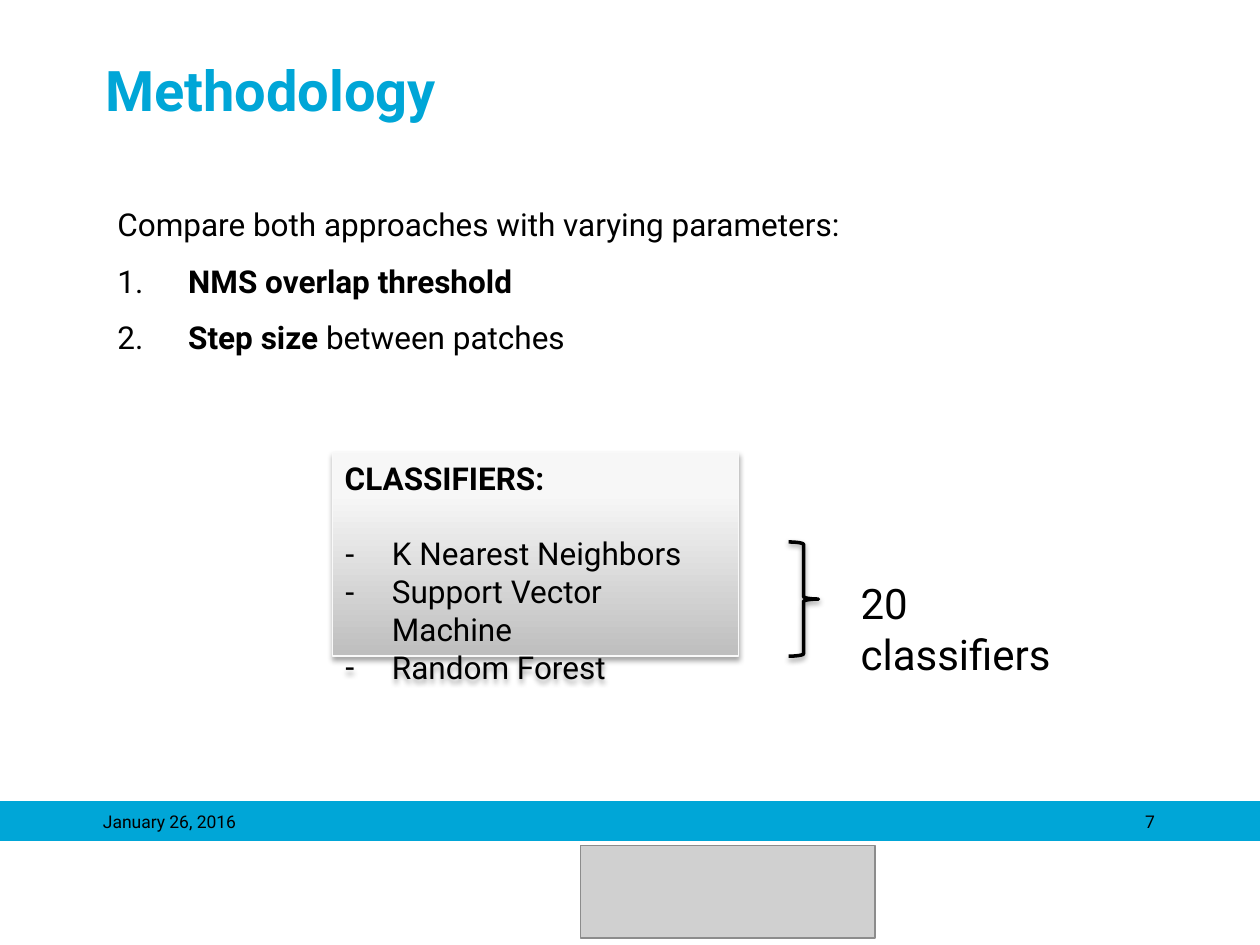
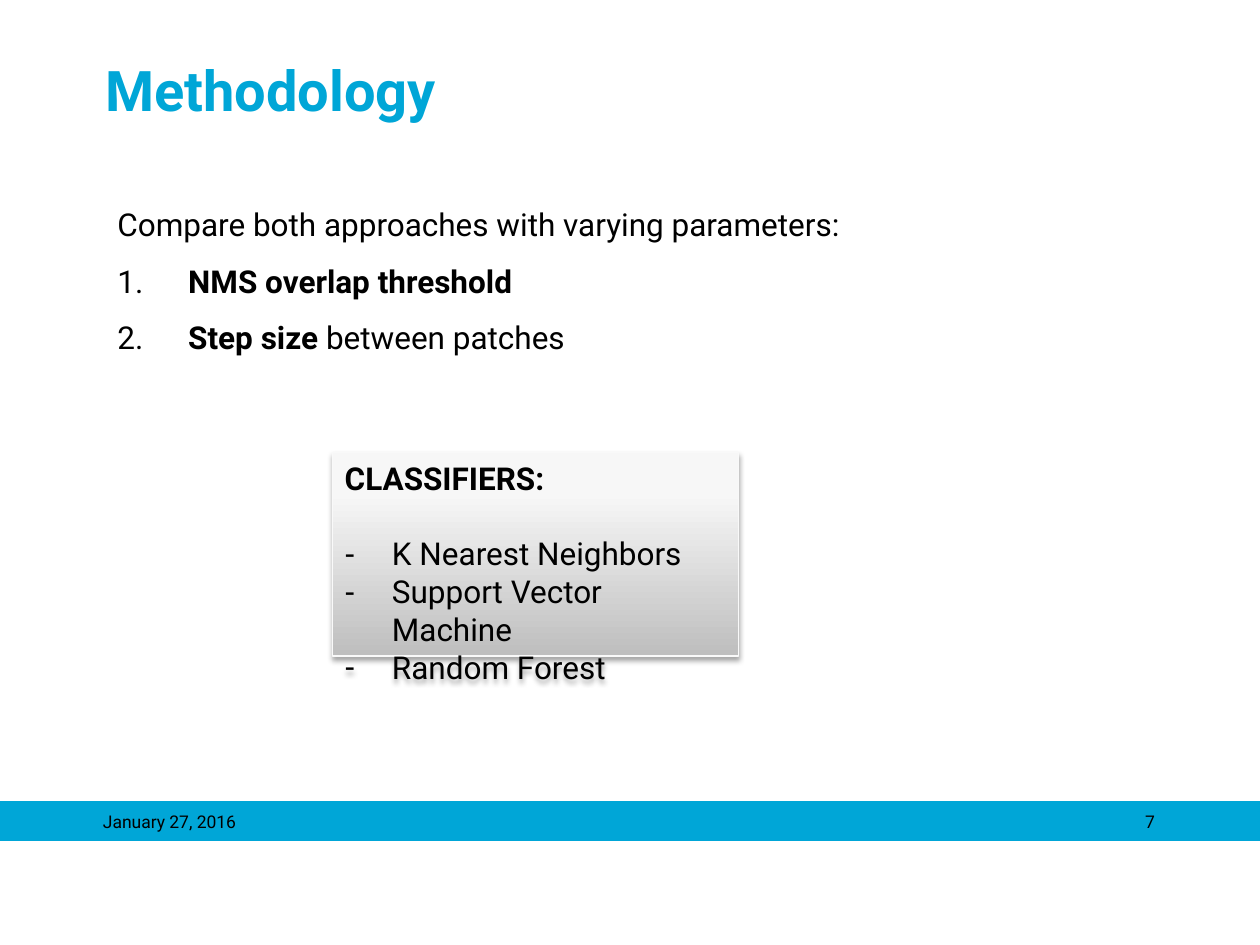
Before and after one commit to mariasv/MM_MedVis_Project, a slide deck: slide 7 of ppt/Object Detection in Medical Images_maria.pptx. Drawn at 1260x945 pixels with LibreOffice and Linux fonts; fonts in the diff are those of the drawing; grey boxes stand for pictures; background and template pictures are left out. Boxes give left, top, right and bottom in pixels: in the first picture for what was removed or moved away, otherwise in the second. Text is boxed around its words. In the diff, an @@ line names an element or a change of style, - is before the commit and + after.

```diff
--- a/ppt/Object Detection in Medical Images_maria.pptx
+++ b/ppt/Object Detection in Medical Images_maria.pptx
@@ right brace removed at (x1=789, y1=542, x2=819, y2=656) @@
@@ text removed at (x1=861, y1=588, x2=1051, y2=671) @@
-20 classifiers
@@ text at (x1=103, y1=815, x2=236, y2=832): text changed @@
-January 26, 2016
+January 27, 2016
@@ picture removed at (x1=581, y1=845, x2=876, y2=937) @@
```
Also in this commit, not shown: 14 other slides changed, 2 slides added, 3 slides removed.
